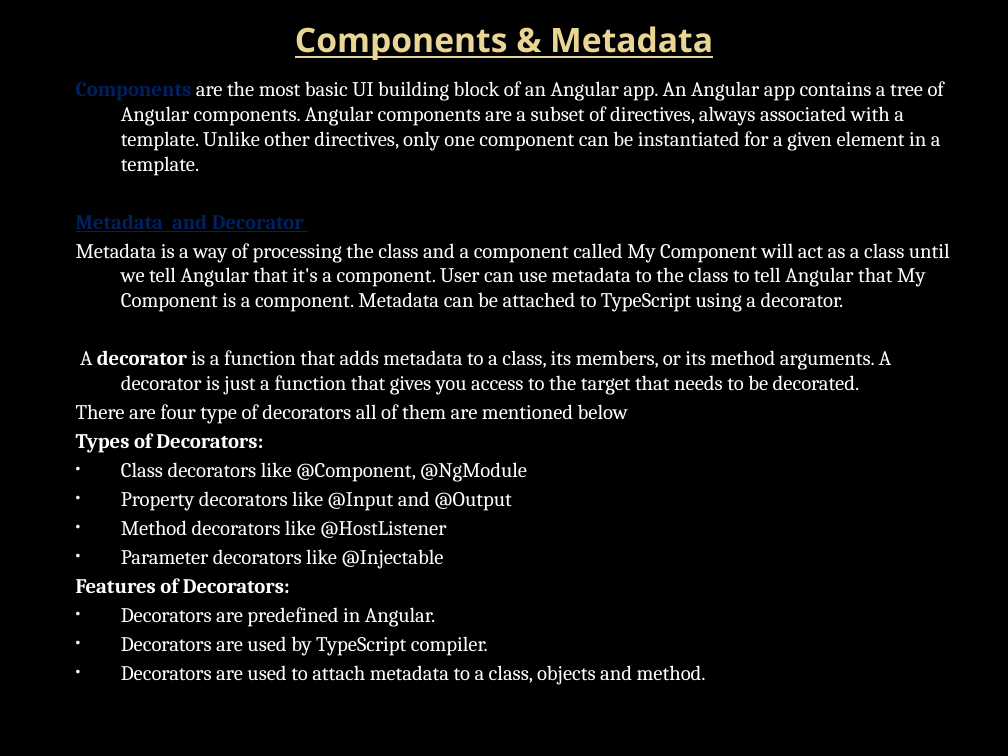
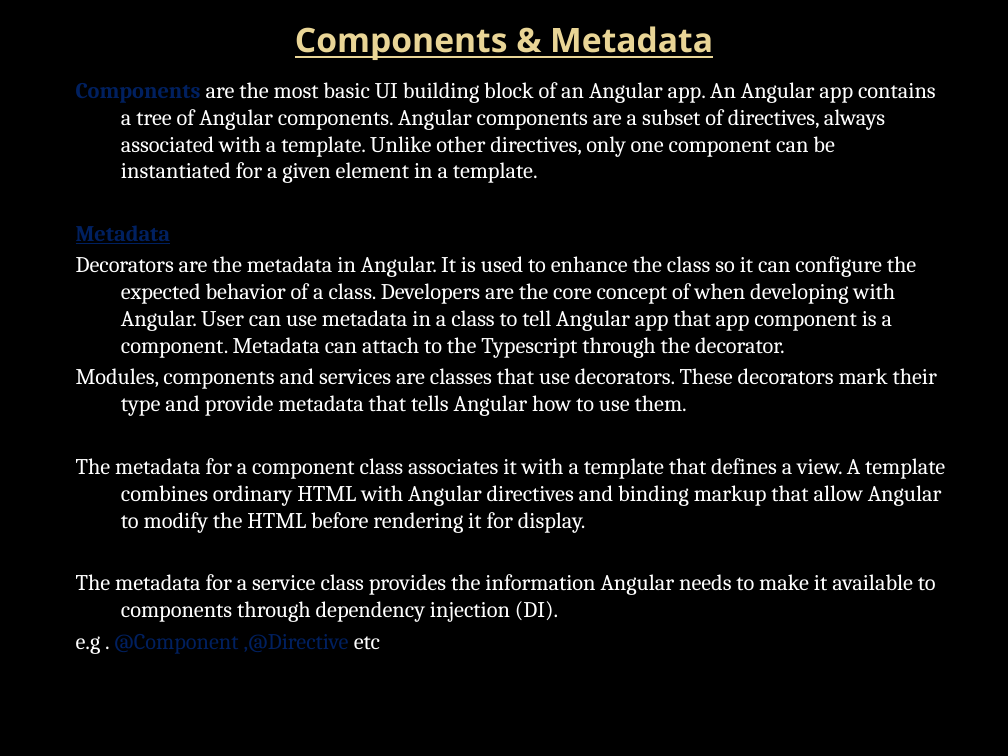
Before and after one commit to dsuro/angular-training, a slide deck: slide 12 of src/assets/ppt/Angular Traning_v2.pptx. Drawn at 1008x756 pixels with LibreOffice and Linux fonts; fonts in the diff are those of the drawing; background and template pictures are left out. Boxes give left, top, right and bottom in pixels: in the first picture for what was removed or moved away, otherwise in the second. Text is boxed around its words. In the diff, an @@ line names an element or a change of style, - is before the commit and + after.

Commit message:
Updated

```diff
--- a/src/assets/ppt/Angular Traning_v2.pptx
+++ b/src/assets/ppt/Angular Traning_v2.pptx
@@ text at (121,82,936,183): size 14.8 to 16 pt in "Components are the most basic UI building ..." @@
@@ text at (76,256,945,654): text changed; size 14.8 to 16 pt @@
-Metadata and Decorator
-Metadata is a way of processing the class and a component called My Component will act as a class until we tell Angular that it's a component. User can use metadata to the class to tell Angular that My Component is a component. Metadata can be attached to TypeScript using a decorator.
-A decorator is a function that adds metadata to a class, its members, or its method arguments. A decorator is just a function that gives you access to the target that needs to be decorated.
-There are four type of decorators all of them are mentioned below
-Types of Decorators:
-• Class decorators like @Component, @NgModule
-• Property decorators like @Input and @Output
-• Method decorators like @HostListener
-• Parameter decorators like @Injectable
-Features of Decorators:
-• Decorators are predefined in Angular.
-• Decorators are used by TypeScript compiler.
-• Decorators are used to attach metadata to a class, objects and method.
+Metadata
+Decorators are the metadata in Angular. It is used to enhance the class so it can configure the expected behavior of a class. Developers are the core concept of when developing with Angular. User can use metadata in a class to tell Angular app that app component is a component. Metadata can attach to the Typescript through the decorator.
+Modules, components and services are classes that use decorators. These decorators mark their type and provide metadata that tells Angular how to use them.
+The metadata for a component class associates it with a template that defines a view. A template combines ordinary HTML with Angular directives and binding markup that allow Angular to modify the HTML before rendering it for display.
+The metadata for a service class provides the information Angular needs to make it available to components through dependency injection (DI).
+e.g . @Component ,@Directive etc
```
Also in this commit, not shown: 4 other slides changed.
